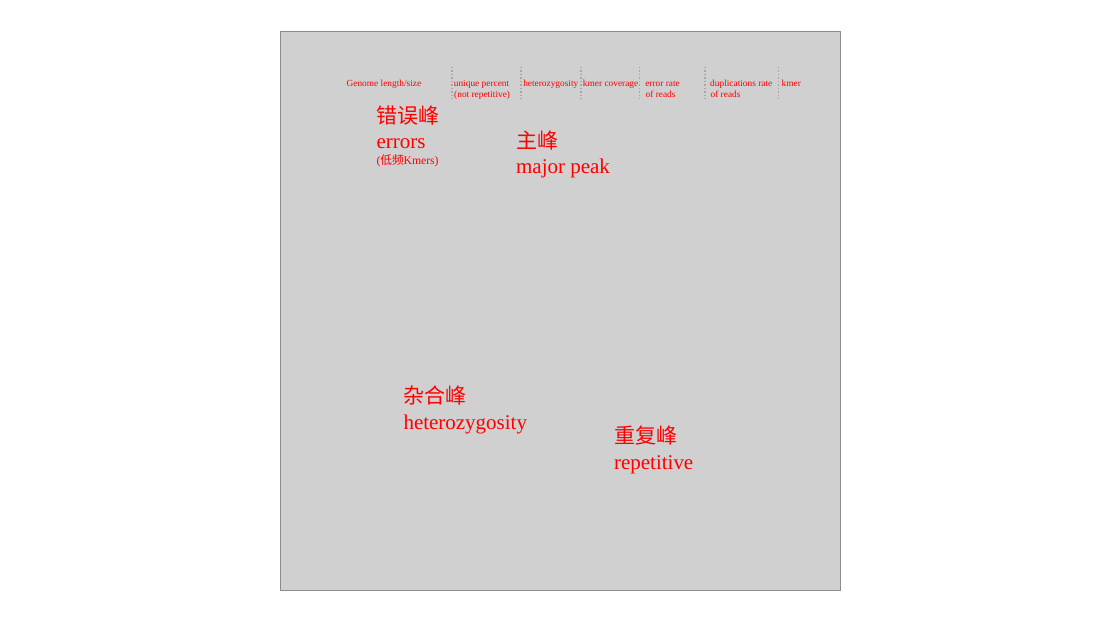
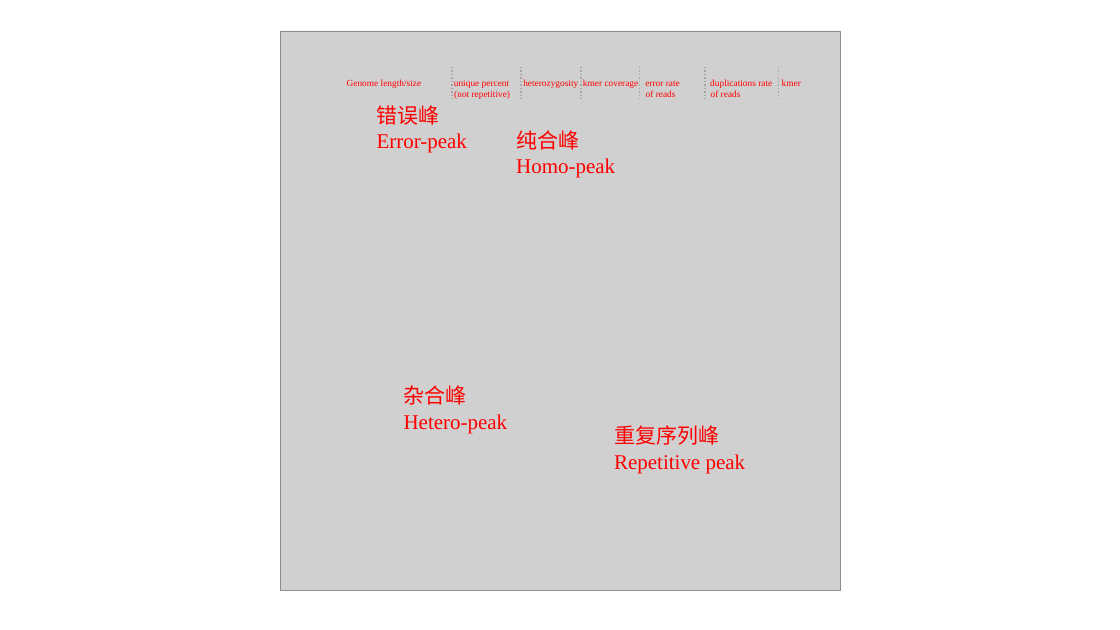
Before and after one commit to yanzhongsino/yanzhongsino.github.io, a slide deck: slide 1 of source/images/draft.pptx. Drawn at 1120x630 pixels with LibreOffice and Linux fonts; fonts in the diff are those of the drawing; grey boxes stand for pictures. Boxes give left, top, right and bottom in pixels: in the first picture for what was removed or moved away, otherwise in the second. Text is boxed around its words. In the diff, an @@ line names an element or a change of style, - is before the commit and + after.

```diff
--- a/source/images/draft.pptx
+++ b/source/images/draft.pptx
@@ text at box(377, 133, 467, 153): text changed; size 10 to 18 pt @@
-errors
-(低频Kmers)
+Error-peak
@@ text at box(516, 130, 615, 178): text changed @@
-主峰
-major peak
+纯合峰
+Homo-peak
@@ text at box(404, 414, 508, 433): text changed @@
-heterozygosity
+Hetero-peak
@@ text at box(614, 425, 746, 473): text changed @@
-重复峰
-repetitive
+重复序列峰
+Repetitive peak
```
Also in this commit, not shown: 4 other files.
